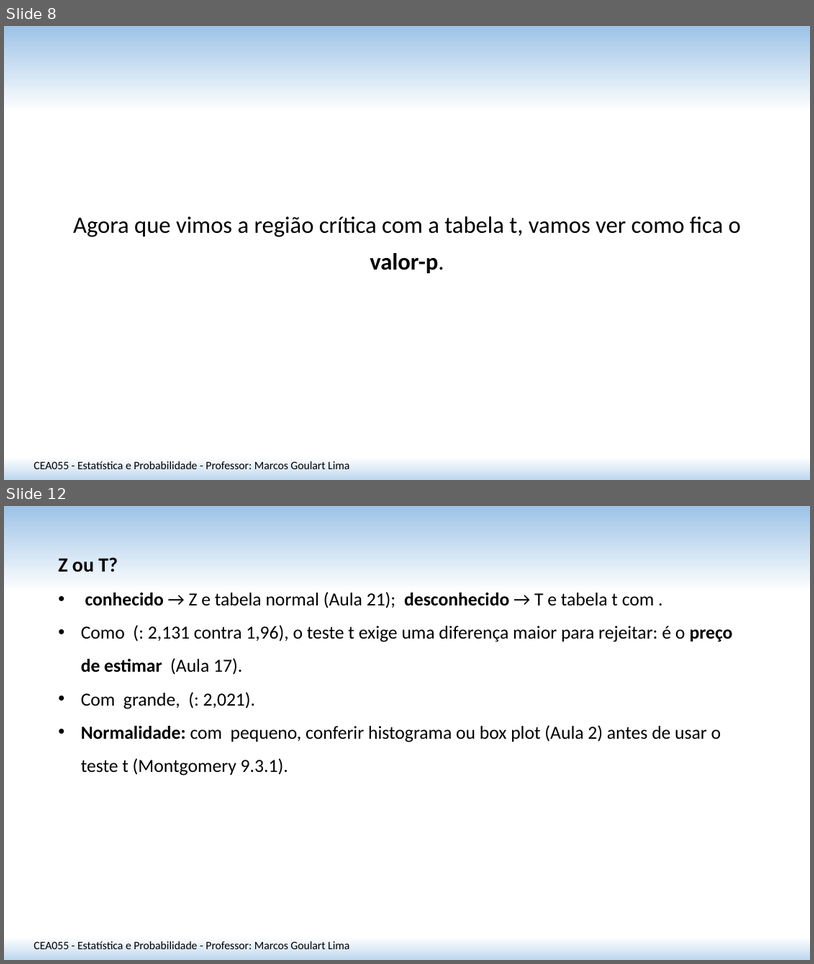
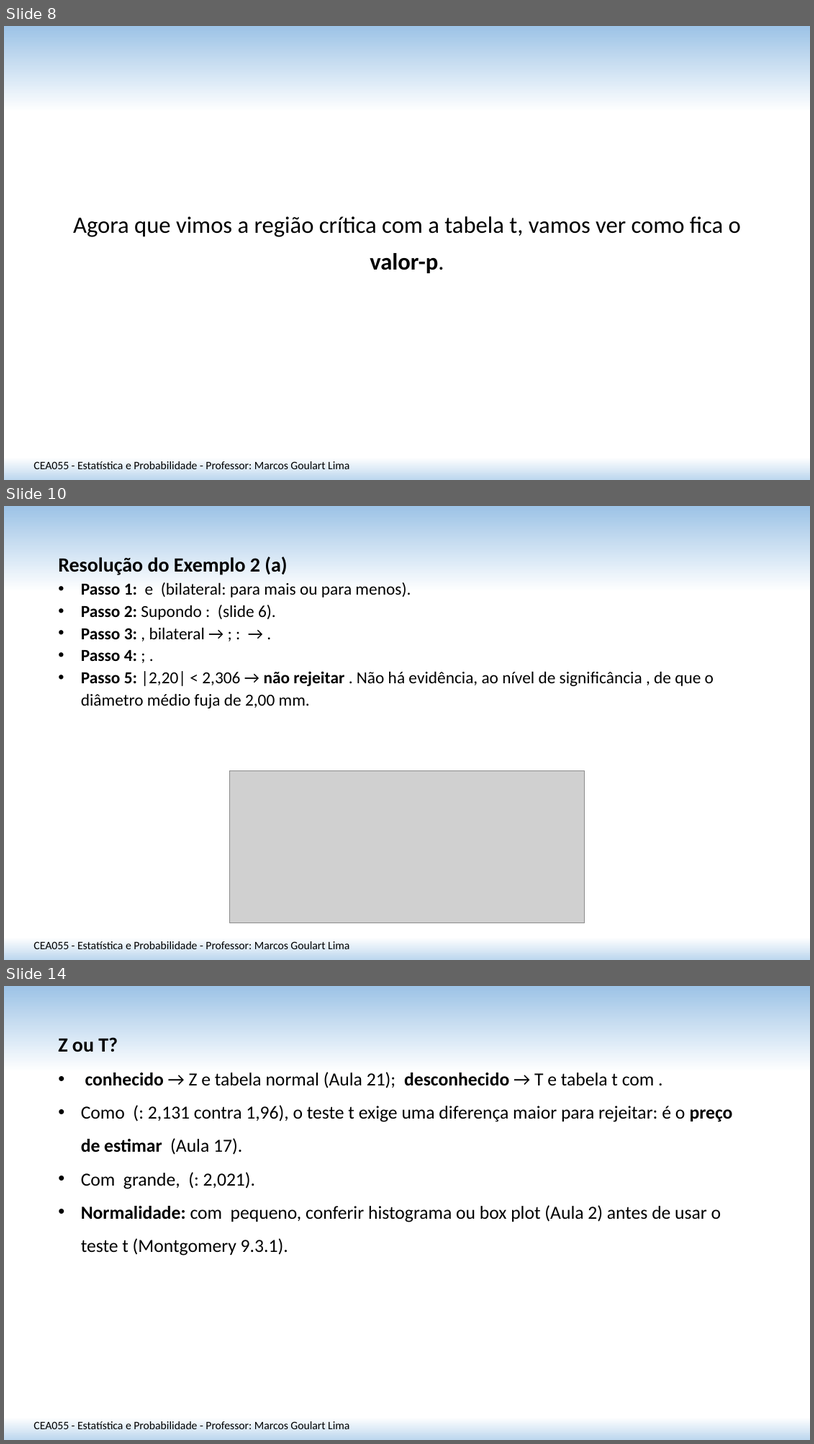
Before and after one commit to matmarcos/minhas-aulas, a slide deck: docs/2026-2/cea055-estatistica-probabilidade/22-teste-hipotese-media-var-desconhecida/arquivos/Aula_22_Teste_Hipotese_Media_Var_Desconhecida_SITE.pptx. Shown one above the other, each under a label of ours: slides 8 and 12 before the commit, slides 8, 10 and 14 after it; the slides between them are not shown. The pictures are 814x964 and 814x1444 pixels, drawn with LibreOffice and Linux fonts; fonts in the diff are those of the drawing; grey boxes stand for pictures. Boxes give left, top, right and bottom in pixels: in the first picture for what was removed or moved away, otherwise in the second. Text is boxed around its words. In the diff, an @@ line names an element or a change of style, - is before the commit and + after.

```diff
--- a/docs/2026-2/cea055-estatistica-probabilidade/22-teste-hipotese-media-var-desconhecida/arquivos/Aula_22_Teste_Hipotese_Media_Var_Desconhecida_SITE.pptx
+++ b/docs/2026-2/cea055-estatistica-probabilidade/22-teste-hipotese-media-var-desconhecida/arquivos/Aula_22_Teste_Hipotese_Media_Var_Desconhecida_SITE.pptx
@@ slide 10 added at bbox=[4, 506, 810, 960], background gradient #9DC3E6 to #FFFFFF to #BDD7EE @@
@@ text added at bbox=[58, 556, 714, 708], 20 pt, text #000000 @@
+Resolução do Exemplo 2 (a)
+• Passo 1: e (bilateral: para mais ou para menos).
+• Passo 2: Supondo : (slide 6).
+• Passo 3: , bilateral → ; : → .
+• Passo 4: ; .
+• Passo 5: |2,20| < 2,306 → não rejeitar . Não há evidência, ao nível de significância , de que o diâmetro médio fuja de 2,00 mm.
@@ picture added at bbox=[230, 770, 585, 923] @@
@@ text added at bbox=[34, 941, 350, 949], 13.5 pt, text #000000 @@
+CEA055 - Estatística e Probabilidade - Professor: Marcos Goulart Lima
@@ what was slide 12 is now slide 14 @@
```
Also in this commit, not shown: 4 slides changed, 1 other slide added, 8 other files.
